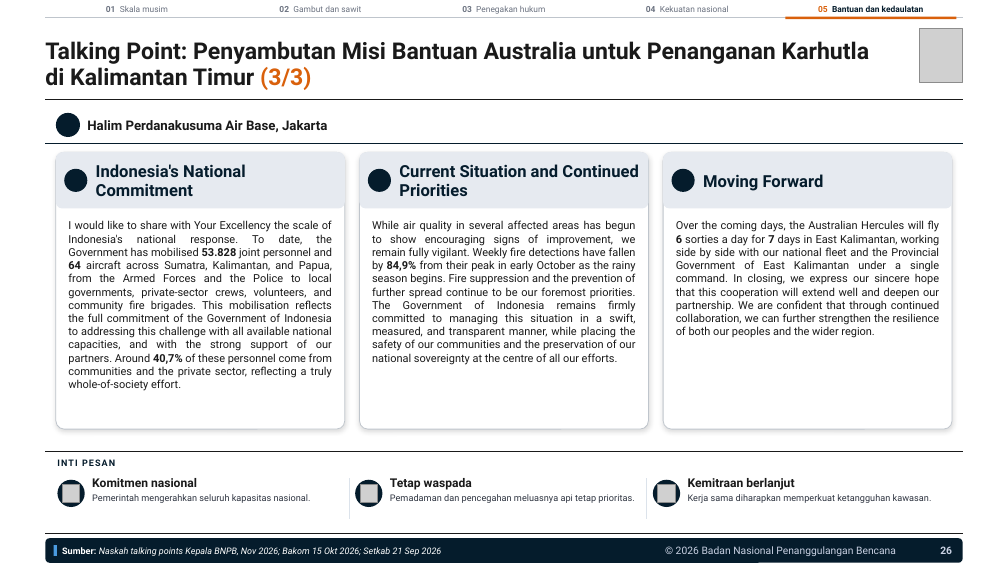
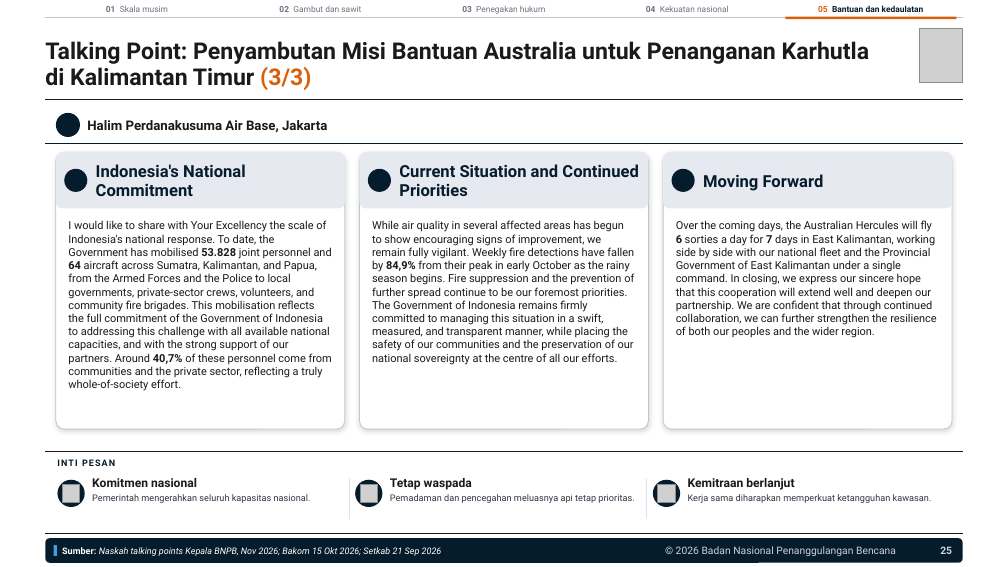
Before and after one commit to terasurbannetwork/poskokarhutla, a slide deck: slide 25 of data/laporan-bnpb/narasi-publik-karhutla-041126/Brief Narasi Publik Karhutla 041126.pptx (slide 26 before the commit). Drawn at 1008x567 pixels with LibreOffice and Linux fonts; fonts in the diff are those of the drawing; grey boxes stand for pictures; background and template pictures are left out. Boxes give left, top, right and bottom in pixels: in the first picture for what was removed or moved away, otherwise in the second. Text is boxed around its words. In the diff, an @@ line names an element or a change of style, - is before the commit and + after.

```diff
--- a/data/laporan-bnpb/narasi-publik-karhutla-041126/Brief Narasi Publik Karhutla 041126.pptx
+++ b/data/laporan-bnpb/narasi-publik-karhutla-041126/Brief Narasi Publik Karhutla 041126.pptx
@@ alignment justified to left in 3 elements at (x1=68, y1=220, x2=332, y2=391), (x1=372, y1=220, x2=634, y2=365), (x1=676, y1=220, x2=936, y2=338) @@
```
Also in this commit, not shown: 16 other slides changed, 1 slide removed, 3 other files.
